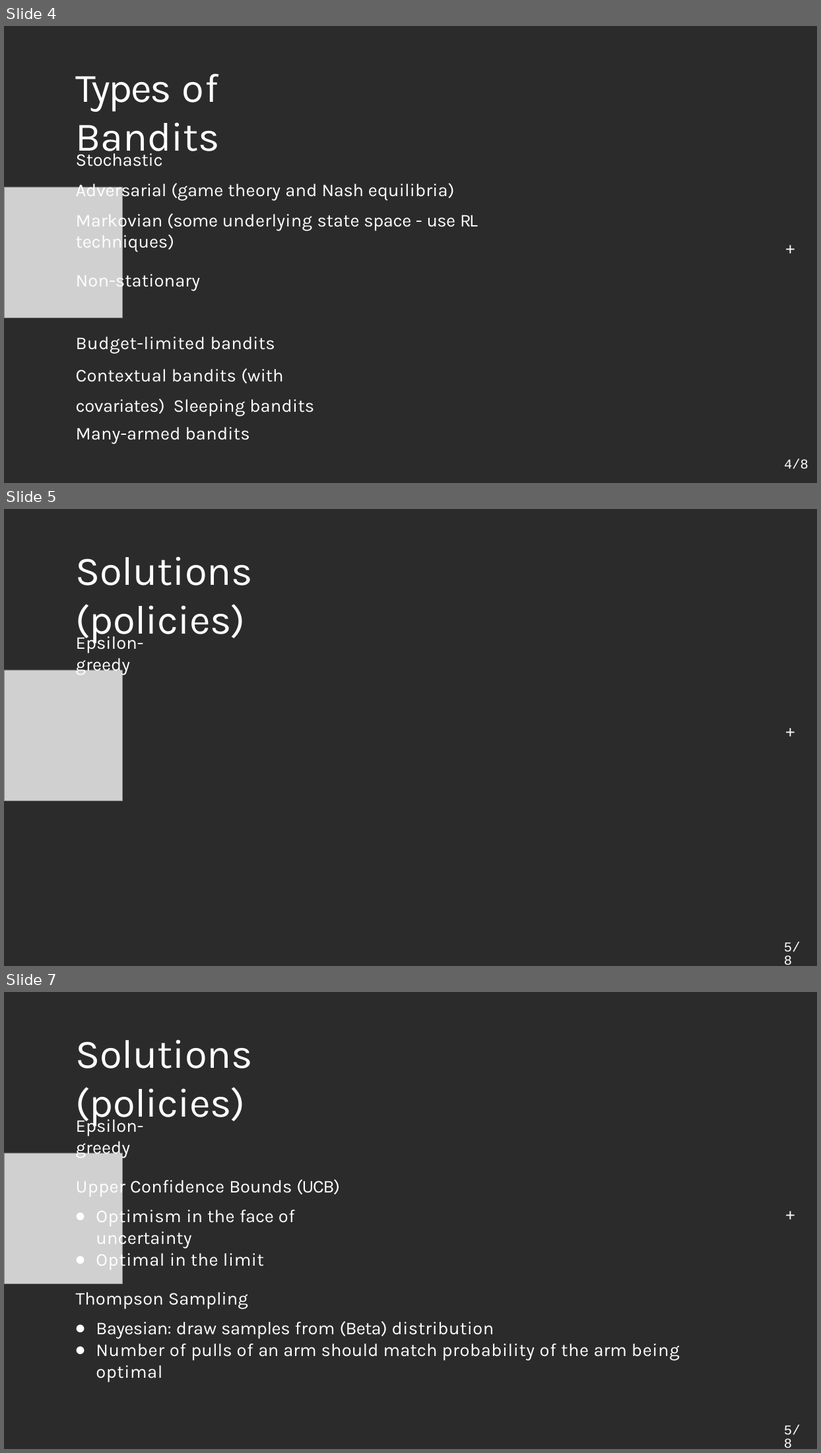
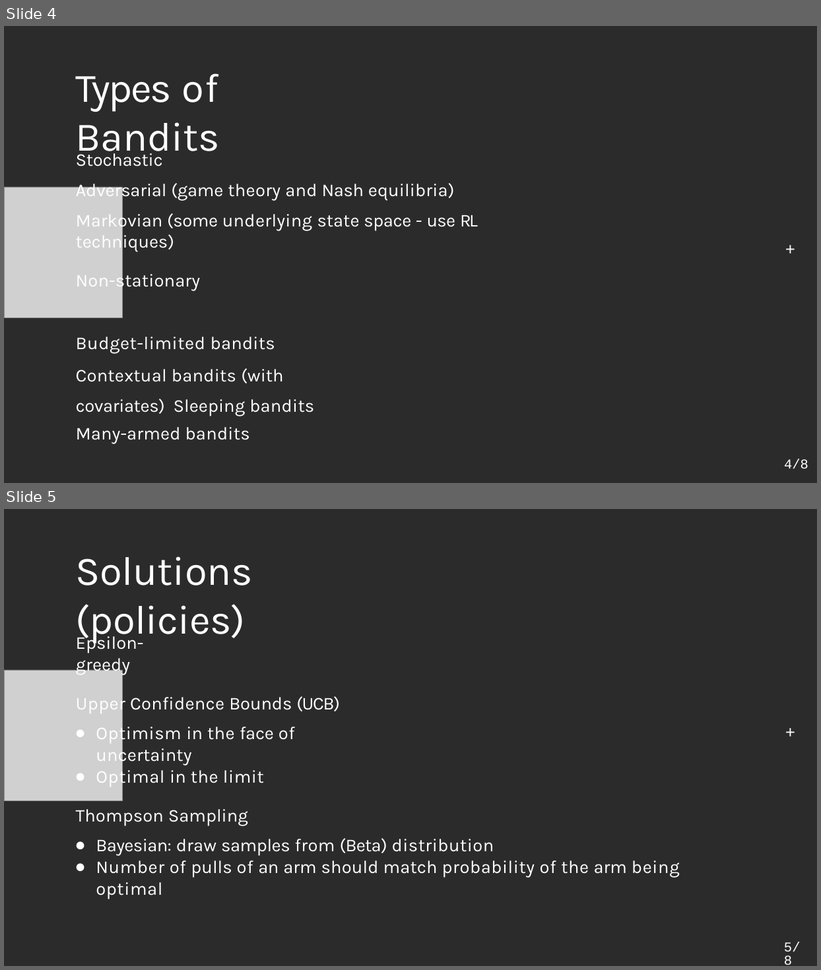
Before and after one commit to Lena-Marreel/IADS_SC_Day6_OptimisationML1, a slide deck: Bandits, Learning, and Search - 22 - Multi-armed Bandits.pptx.pptx. Shown one above the other, each under a label of ours: slides 4, 5 and 7 before the commit, slides 4 and 5 after it; the slides between them are not shown. The pictures are 821x1453 and 821x970 pixels, drawn with LibreOffice and Linux fonts; fonts in the diff are those of the drawing; grey boxes stand for pictures; background and template pictures are left out; a plain dark background stands for a picture behind light text. Boxes give left, top, right and bottom in pixels: in the first picture for what was removed or moved away, otherwise in the second. Text is boxed around its words. In the diff, an @@ line names an element or a change of style, - is before the commit and + after.

```diff
--- a/Bandits, Learning, and Search - 22 - Multi-armed Bandits.pptx.pptx
+++ b/Bandits, Learning, and Search - 22 - Multi-armed Bandits.pptx.pptx
@@ slide 5 removed at (x1=4, y1=509, x2=817, y2=966), background picture (left out) @@
@@ title removed at (x1=76, y1=557, x2=253, y2=644) @@
-Solutions (policies)
@@ text removed at (x1=76, y1=633, x2=144, y2=675) @@
-Epsilon-greedy
@@ picture removed at (x1=4, y1=670, x2=122, y2=801) @@
@@ text removed at (x1=785, y1=721, x2=795, y2=743) @@
-+
@@ text removed at (x1=784, y1=942, x2=801, y2=965) @@
-5/8
@@ what was slide 7 is now slide 5 @@
```
Also in this commit, not shown: 1 other slide removed.
